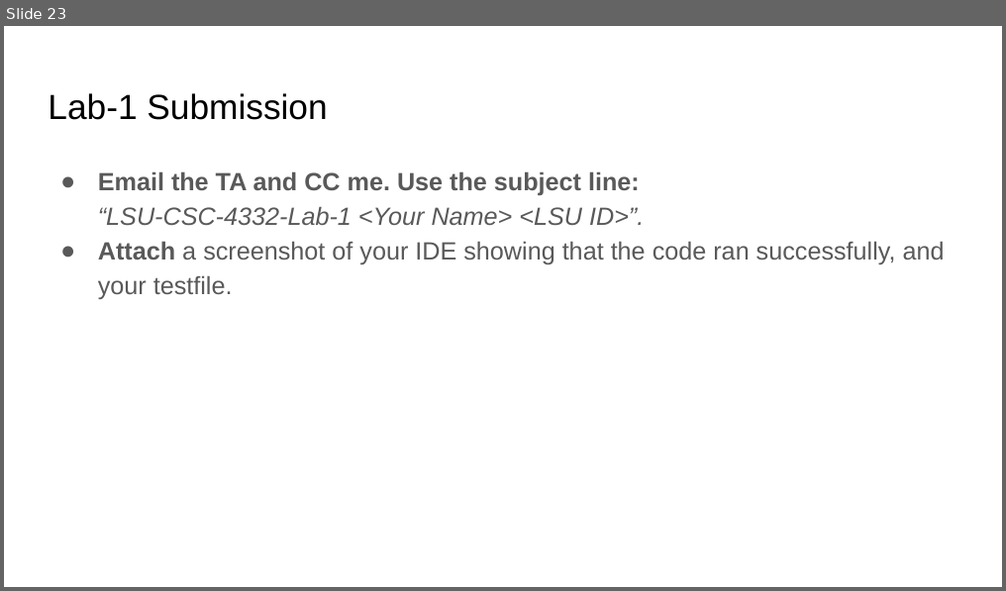
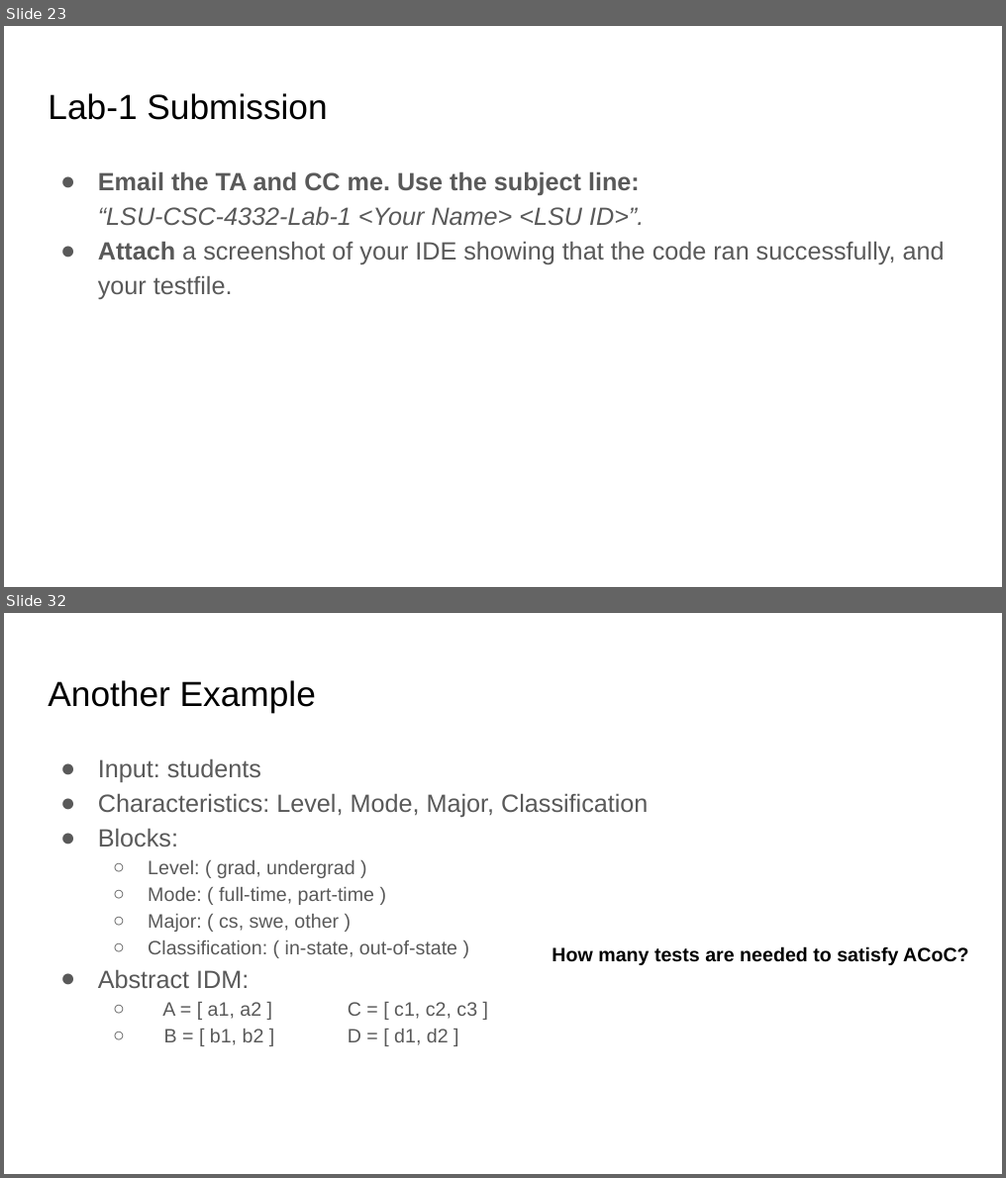
Before and after one commit to abdussatter401/abdussatter401.github.io, a slide deck: teaching/slides/Chapter 2 - Specification-based testing.pptx. Shown one above the other, each under a label of ours: slide 23 before the commit, slides 23 and 32 after it; the slides between them are not shown. The pictures are 1006x591 and 1006x1178 pixels, drawn with LibreOffice and Linux fonts; fonts in the diff are those of the drawing. Boxes give left, top, right and bottom in pixels: in the first picture for what was removed or moved away, otherwise in the second. Text is boxed around its words. In the diff, an @@ line names an element or a change of style, - is before the commit and + after.

```diff
--- a/teaching/slides/Chapter 2 - Specification-based testing.pptx
+++ b/teaching/slides/Chapter 2 - Specification-based testing.pptx
@@ slide 32 added at [4,613,1002,1174], background #FFFFFF @@
@@ title added at [48,680,316,712], 25.2 pt, text #000000 @@
+Another Example
@@ text added at [98,759,648,1046], 14 pt, text #595959 @@
+● Input: students
+● Characteristics: Level, Mode, Major, Classification
+● Blocks:
+  ○ Level: ( grad, undergrad )
+  ○ Mode: ( full-time, part-time )
+  ○ Major: ( cs, swe, other )
+  ○ Classification: ( in-state, out-of-state )
+● Abstract IDM:
+  ○ A = [ a1, a2 ] C = [ c1, c2, c3 ]
+  ○ B = [ b1, b2 ] D = [ d1, d2 ]
@@ text added at [551,947,968,965], 14 pt, text #000000, bold @@
+How many tests are needed to satisfy ACoC?
```
Also in this commit, not shown: 1 slide changed, 18 other slides added, 3 other files.
